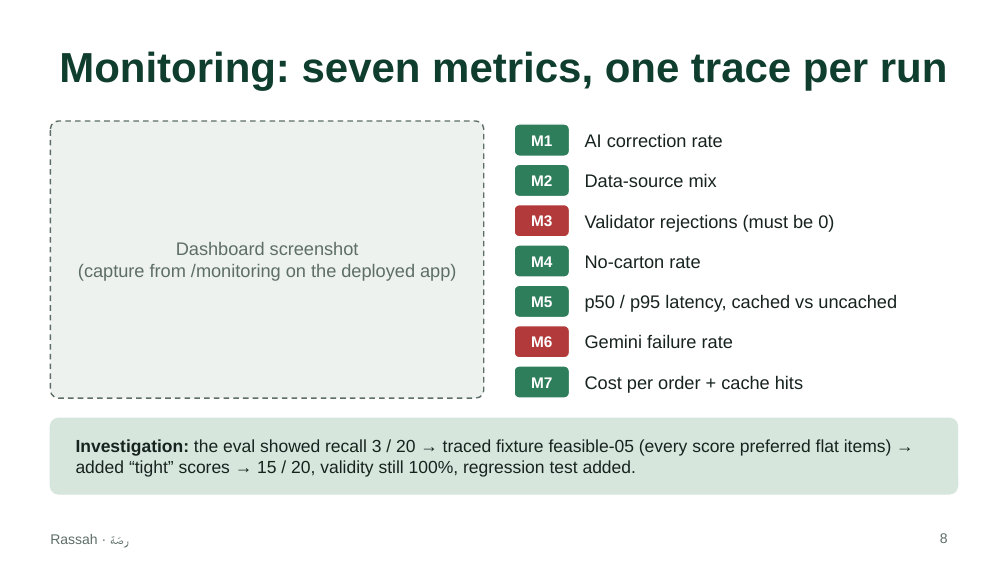
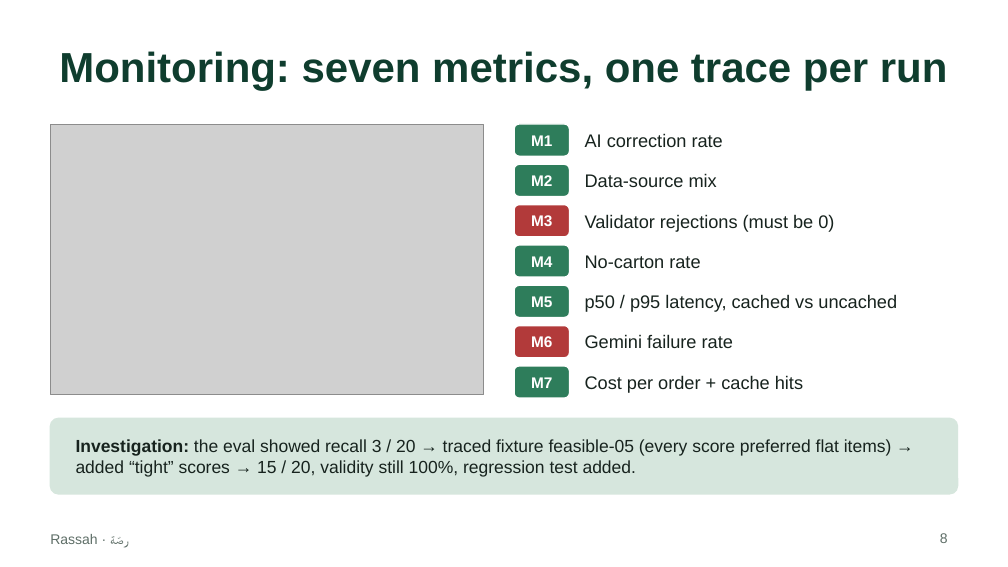
Before and after one commit to justAbdulaziz10/Rassah, a slide deck: slide 8 of docs/report/deck.pptx. Drawn at 1008x567 pixels with LibreOffice and Linux fonts; fonts in the diff are those of the drawing; grey boxes stand for pictures. Boxes give left, top, right and bottom in pixels: in the first picture for what was removed or moved away, otherwise in the second. Text is boxed around its words. In the diff, an @@ line names an element or a change of style, - is before the commit and + after.

```diff
--- a/docs/report/deck.pptx
+++ b/docs/report/deck.pptx
@@ rounded rectangle removed at [50, 121, 484, 398] @@
@@ picture added at [50, 124, 484, 395] @@
@@ text removed at [78, 242, 456, 281] @@
-Dashboard screenshot
-(capture from /monitoring on the deployed app)
```
Also in this commit, not shown: 3 other slides changed, 15 other files.
